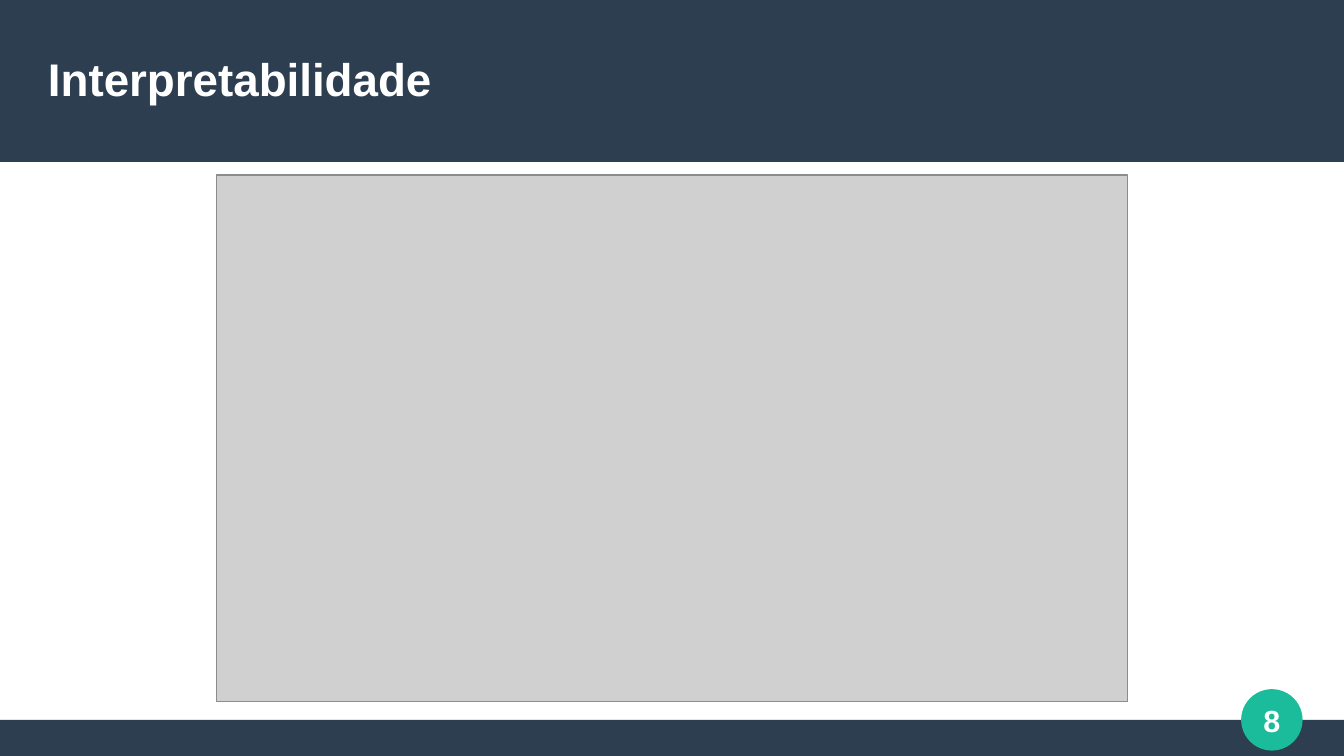
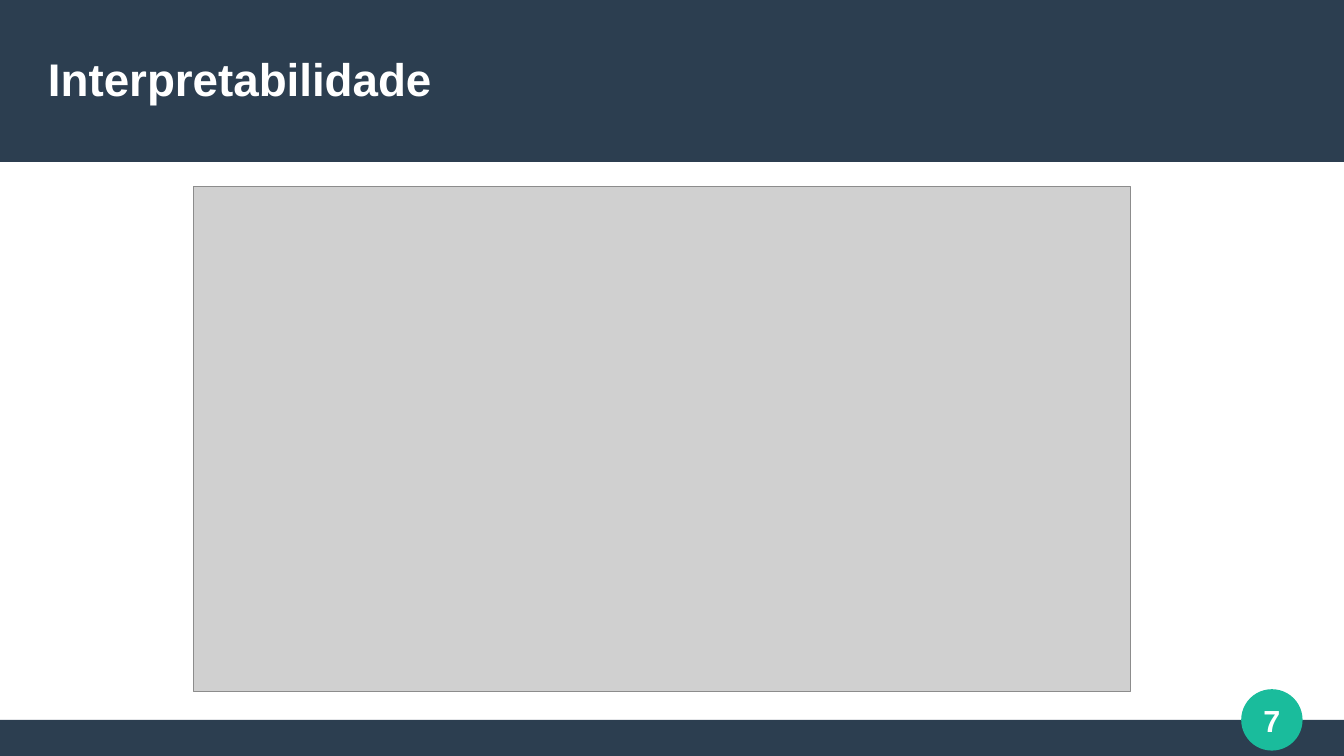
Before and after one commit to italoportinho/trabalho-egov-2024-1, a slide deck: slide 7 of trabalho-pratico/apresentacao_trabalho_pratico_EGOV_2024-1.pptx (slide 8 before the commit). Drawn at 1344x756 pixels with LibreOffice and Linux fonts; fonts in the diff are those of the drawing; grey boxes stand for pictures. Boxes give left, top, right and bottom in pixels: in the first picture for what was removed or moved away, otherwise in the second. Text is boxed around its words. In the diff, an @@ line names an element or a change of style, - is before the commit and + after.

```diff
--- a/trabalho-pratico/apresentacao_trabalho_pratico_EGOV_2024-1.pptx
+++ b/trabalho-pratico/apresentacao_trabalho_pratico_EGOV_2024-1.pptx
@@ picture: place and size @@
-picture at [217,174,1128,701]
+picture at [194,187,1132,693]
@@ page number at [1263,711,1280,732]: text changed @@
-8
+7
```
Also in this commit, not shown: 6 other slides changed, 1 slide added, 36 slides removed, 3 other files.
